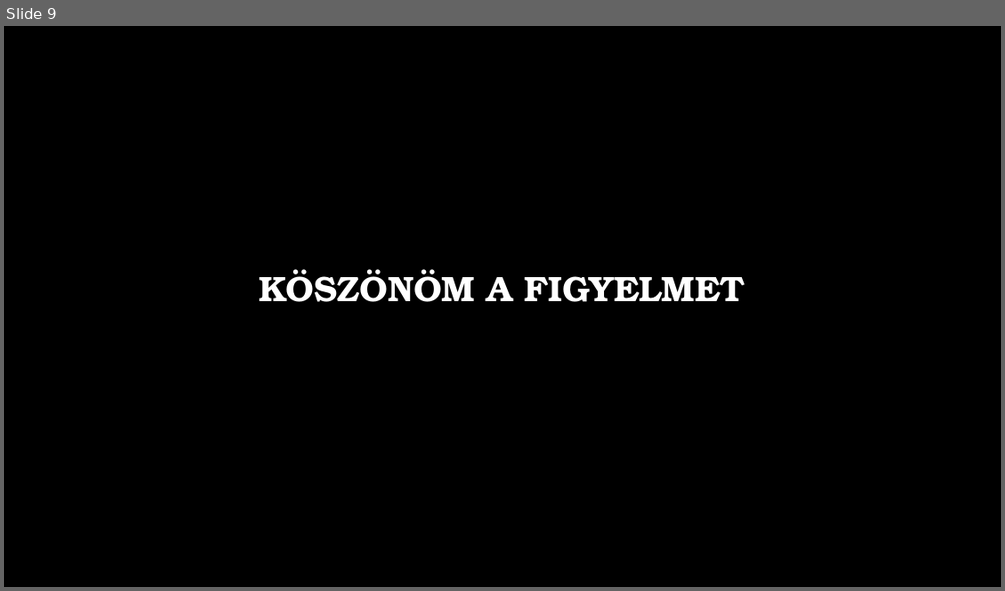
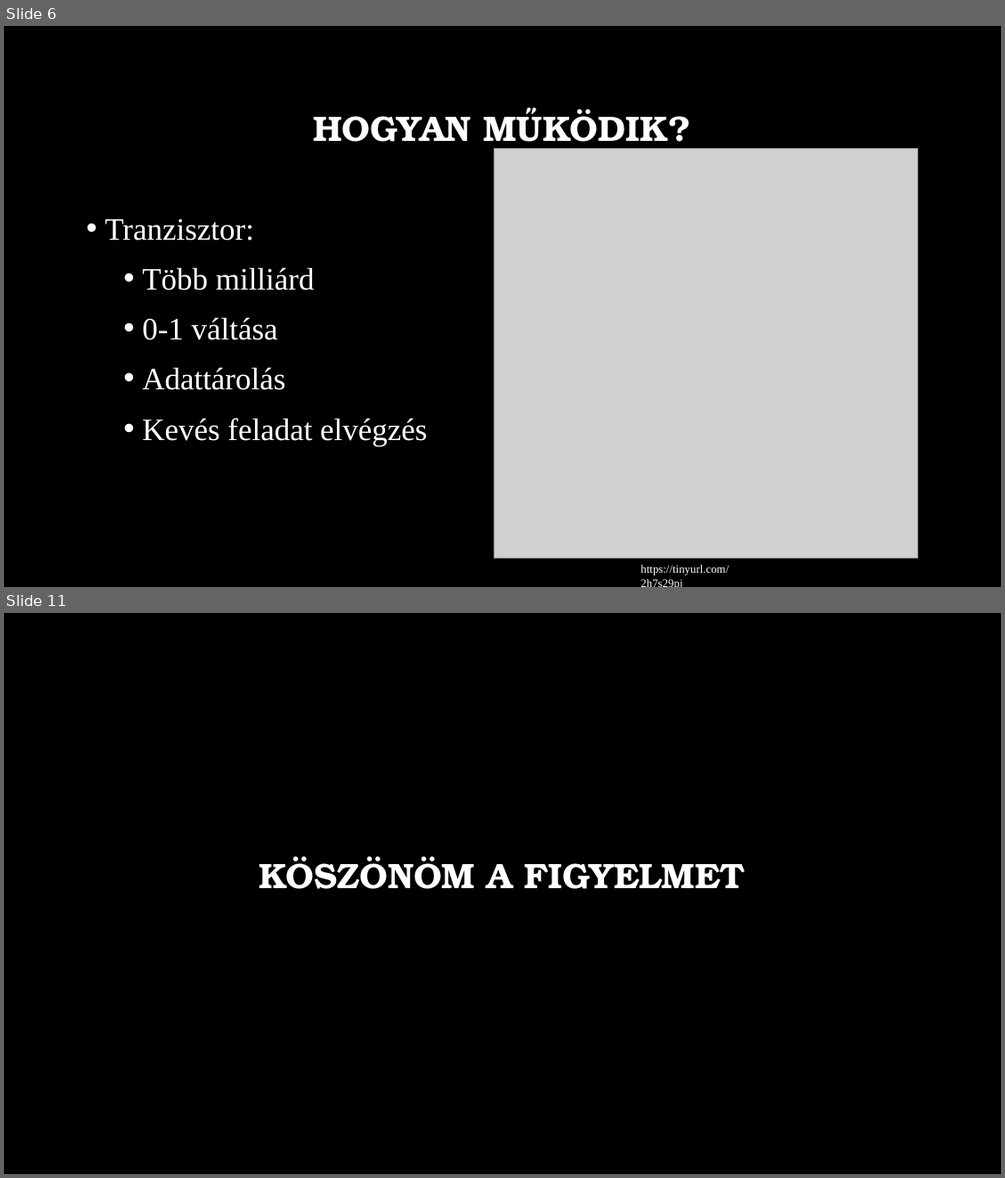
Before and after one commit to MszrsRicsi/Paprika, a slide deck: Processzorok.pptx. Shown one above the other, each under a label of ours: slide 9 before the commit, slides 6 and 11 after it; the slides between them are not shown. The pictures are 1005x591 and 1005x1178 pixels, drawn with LibreOffice and Linux fonts; fonts in the diff are those of the drawing; grey boxes stand for pictures; background and template pictures are left out. Boxes give left, top, right and bottom in pixels: in the first picture for what was removed or moved away, otherwise in the second. Text is boxed around its words. In the diff, an @@ line names an element or a change of style, - is before the commit and + after.

```diff
--- a/Processzorok.pptx
+++ b/Processzorok.pptx
@@ slide 6 added at (4,26,1001,587), background picture (left out) @@
@@ title added at (313,107,691,151), 34 pt, text #FFFFFF, bold @@
+HOGYAN MŰKÖDIK?
@@ picture added at (494,149,918,558) @@
@@ text added at (105,219,427,446), 30 pt, text #FFFFFF @@
+• Tranzisztor:
+  • Több milliárd
+  • 0-1 váltása
+  • Adattárolás
+  • Kevés feladat elvégzés
@@ text added at (640,564,728,575), 11 pt, text #FFFFFF @@
+https://tinyurl.com/2h7s29pj
@@ what was slide 9 is now slide 11 @@
```
Also in this commit, not shown: 3 slides changed, 5 other slides added, 4 slides removed.
